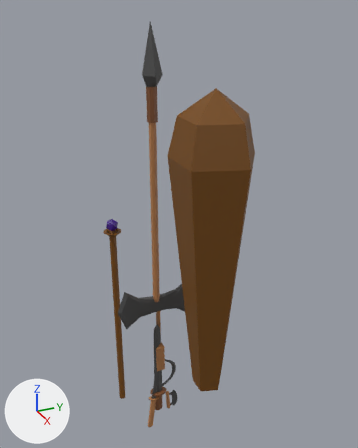
Renders of the FBX model Assets/Models/Medieval.fbx_Weapons/Medieval.fbx_Weapons.fbx from each side of a commit.
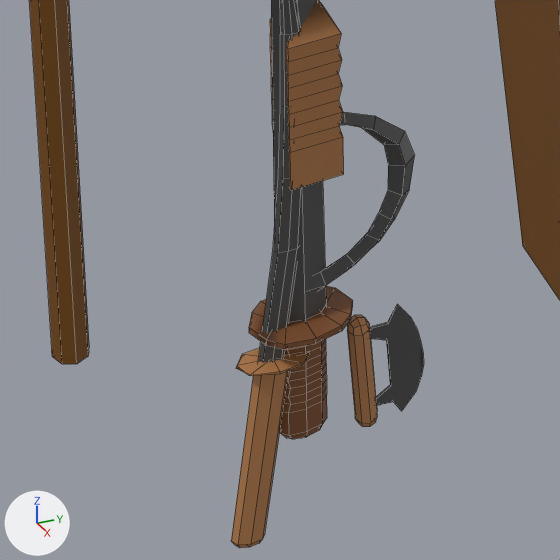
Each version is shown whole from a 50 mm camera at (3.778, -1.172, 4.167) aimed at (0.311, 0.388, 2.433), then close up on the part from 31% to 56% of the width and 76% to 96% of the height. The lights are fixed; the arrows at lower left show +X, +Y and +Z. The close-ups show mesh edges as thin lines. Where no turn or scale is listed for an object, it has been applied to the vertices. Vertices at the same position are counted once.

In view in the first close-up: 'Axe', 'Club', 'Katana', 'Sceptre', 'Sickle', 'Sword', 'Ulu'.
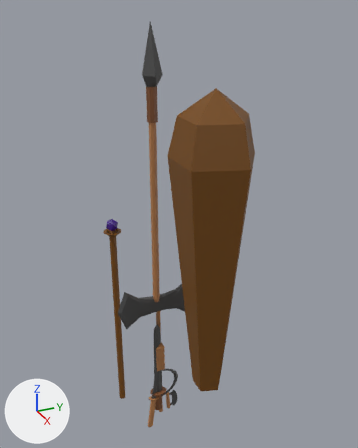
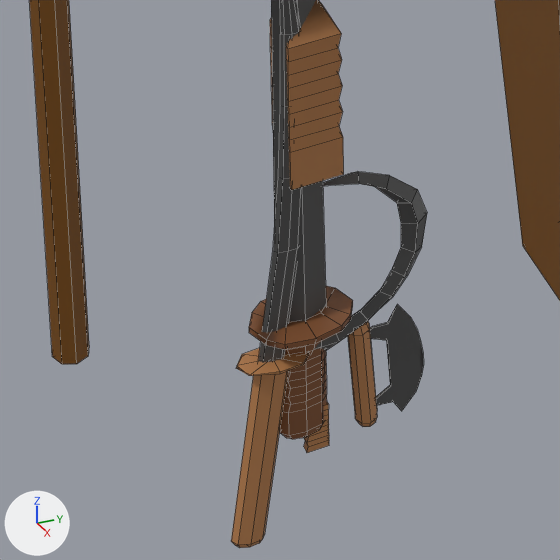
Boxes [x1, y1, x2, y2] around the edits, measured in the close-ups (560 x 560 px; the box of a moved part takes in the faces that stretch with it):
'Sickle', reshaped: before [310, 112, 415, 291]; after [304, 171, 427, 453]
part 1 of me_smallhilt, moved or reshaped: before [310, 112, 415, 291]; after [314, 171, 427, 351]
part 2 of me_smallhilt, added: after [304, 402, 329, 453]

The edits, one by one:
me_smallhilt is used by ob_sickle; location (0.494, 0.114, 0.644).
me_smallhilt had 159 vertices, 162 faces and spanned x -0.023..0.015, y -0.065..0.164, z 0.043..0.571.
me_smallhilt now has 81 vertices, 79 faces and spans x -0.018..0.009, y -0.012..0.183, z -0.026..0.459.
me_smallhilt part 1: the loose piece of 45 vertices spanning x -0.018..0.009, y -0.025..0.164, z 0.125..0.571 is moved by (0.0, 0.019, -0.112).
me_smallhilt part 2: a new loose piece of 36 vertices spanning x -0.011..0.002, y -0.012..0.023, z -0.026..0.053, in mat_handle (orange #b67e4e).
